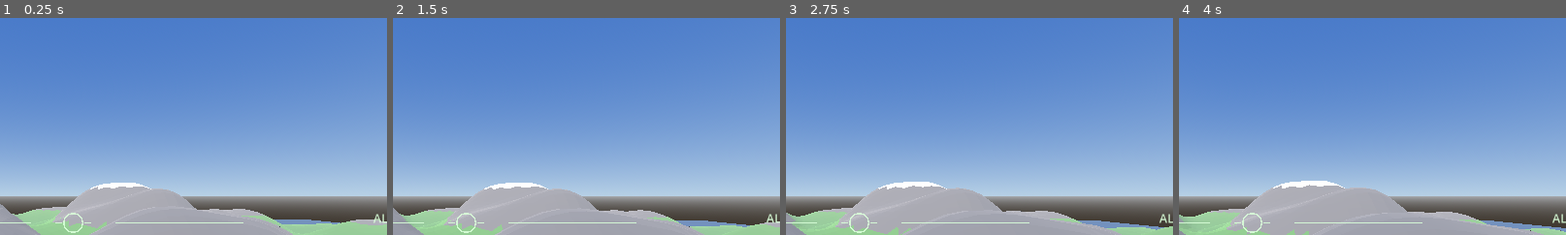
Above: before the commit, frames 1-4 (left to right).
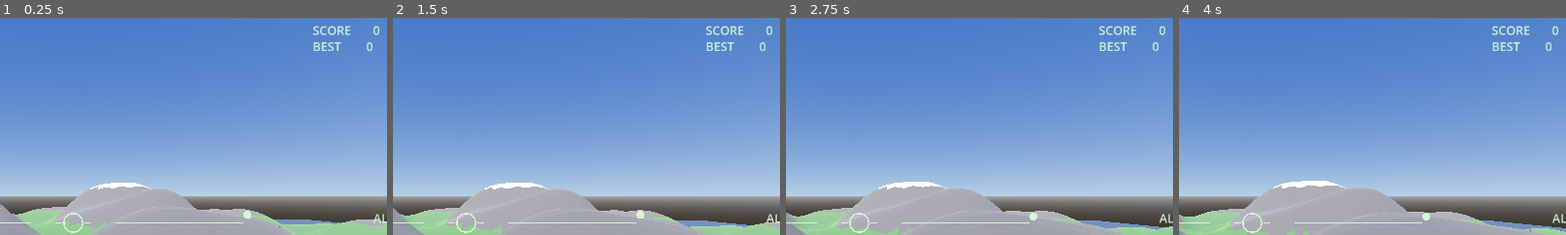
Above: after the commit, the same moments.

Repository: KulkulZa1/Flying_test
Game: Godot game, scene res://scenes/main.tscn
The game is run twice, just before and just after one commit, with the same random seed, the same clock (stepped at 60 frames per second) and the same inputs.
Inputs (mouse positions are % of the whole screen's width and height, from its top left):
- Up to frame 1 (0.25 s): no input
- Up to frame 2 (1.5 s): tap Enter at 0.5 s; move the mouse to (72, 45) at 0.52 s; hold D 0.53-1.25 s; click (72, 45) at 0.67 s; tap Space at 0.77 s; drag from (30, 55) to (45, 70) at 1.27 s
- Up to frame 3 (2.75 s): move the mouse to (60, 28) at 2.02 s; hold D from 2.03 s (still down)
- Up to frame 4 (4 s): release D at 2.75 s; drag from (45, 70) to (20, 35) at 2.77 s; move the mouse to (80, 65) at 3.52 s; hold A from 3.53 s (still down); tap Space at 3.77 s
The pictures show only the part of the screen within x 41-90%, y 3-53%; the shares and areas given below are measured in that part.

The runs differ from the first frame. In frame 1, 0.5% of the frame differs, in the area x 62-98%, y 3-93%; in frame 2, 0.5%; in frame 3, 0.5%; in frame 4, 0.5%.

Commit message:
Wire combat into the game loop
Co-Authored-By: Claude Sonnet 5 <noreply@anthropic.com>

Diff:
--- a/scripts/game.gd
+++ b/scripts/game.gd
@@ -6,6 +6,11 @@
 var camera: ChaseCamera
 var controller: PlayerController
 var hud: HUD
+var bullets: Bullets
+var scoring: Scoring
+var enemies: Array[Aircraft] = []
+var wave := 0
+var _wave_gap := 0.0
 
 ## Out over the sea with the nose pointed inland, clearing whatever ground is
 ## actually underneath. A fixed altitude can spawn inside a mountain: the island
@@ -40,6 +45,13 @@
 		var touch := TouchControls.new()
 		hud_layer.add_child(touch)
 		controller.touch = touch
+	bullets = Bullets.new()
+	add_child(bullets)
+	scoring = Scoring.new()
+	hud.scoring = scoring
+	hud.enemies = enemies
+	aircraft.max_hp = Config.PLAYER_HP
+	aircraft.died.connect(_on_player_died)
 	_restart()
 
 func _build_environment() -> void:
@@ -80,6 +92,67 @@
 func _on_crashed() -> void:
 	_restart()
 
+## Every aircraft ticks its own controller and weapon, so `fired` is read here
+## rather than recomputed. Calling command() again would run each AI state
+## machine twice per tick and get a different answer the second time. Godot runs
+## a parent's _physics_process before its children, so `fired` is one tick old -
+## sixteen milliseconds, which no one can see.
+func _physics_process(delta: float) -> void:
+	scoring.advance(delta)
+	var combatants: Array = [aircraft]
+	for enemy in enemies:
+		if is_instance_valid(enemy) and enemy.is_alive():
+			combatants.append(enemy)
+	for craft in combatants:
+		if craft.fired:
+			bullets.spawn(craft.muzzle(), craft.model.forward(), craft)
+	for hit in bullets.step(delta, combatants):
+		hit.take_damage(Config.BULLET_DAMAGE)
+	_advance_waves(delta)
+
+func _advance_waves(delta: float) -> void:
+	for enemy in enemies:
+		if is_instance_valid(enemy) and enemy.is_alive():
+			return
+	_wave_gap -= delta
+	if _wave_gap > 0.0:
+		return
+	_wave_gap = Config.WAVE_GAP
+	wave += 1
+	_spawn_wave()
+
+func _spawn_wave() -> void:
+	for enemy in enemies:
+		if is_instance_valid(enemy):
+			enemy.queue_free()
+	enemies.clear()
+	var count := WaveDirector.wave_size(wave)
+	for i in count:
+		var enemy: Aircraft = preload("res://scenes/aircraft.tscn").instantiate()
+		enemy.terrain = terrain
+		enemy.max_hp = Config.ENEMY_HP
+		var pilot := AIPilot.new()
+		pilot.target = aircraft
+		pilot.jitter_degrees = WaveDirector.jitter_for(wave)
+		enemy.controller = pilot
+		enemy.died.connect(_on_enemy_died.bind(enemy))
+		add_child(enemy)
+		enemy.reset(WaveDirector.spawn_point(aircraft.model.position, i, count))
+		enemies.append(enemy)
+	hud.enemies = enemies
+
+func _on_enemy_died(enemy: Aircraft) -> void:
+	scoring.register_kill()
+	Debris.scatter(self, enemy.model.position, enemy.model.forward() * enemy.model.speed * 0.3)
+	enemy.queue_free()
+
+func _on_player_died() -> void:
+	scoring.save_high_score()
+	scoring.score = 0
+	wave = 0
+	_restart()
+	_spawn_wave()
+
 func _unhandled_input(event: InputEvent) -> void:
 	if event is InputEventKey and event.pressed and event.keycode == KEY_ESCAPE:
 		get_tree().quit()
--- a/tests/run_tests.gd
+++ b/tests/run_tests.gd
@@ -20,6 +20,7 @@
 	"res://tests/test_waves.gd",
 	"res://tests/test_scoring.gd",
 	"res://tests/test_hud_markers.gd",
+	"res://tests/test_combat_integration.gd",
 ]
 
 var _checks := 0
--- /dev/null
+++ b/tests/test_combat_integration.gd
@@ -0,0 +1,64 @@
+extends TestCase
+
+## The shape of test this project keeps needing: real components composed, run
+## long enough for emergent behaviour, rather than each checked alone.
+
+func _craft(at: Vector3, hp: float) -> Aircraft:
+	var aircraft := Aircraft.new()
+	aircraft.max_hp = hp
+	aircraft.reset(at)
+	return aircraft
+
+func _fight(prey_controller, seconds: float) -> Dictionary:
+	var hunter := _craft(Vector3(0.0, 800.0, 900.0), Config.ENEMY_HP)
+	var prey := _craft(Vector3(0.0, 800.0, 0.0), Config.PLAYER_HP)
+	prey.controller = prey_controller
+	var pilot := AIPilot.new()
+	pilot.jitter_degrees = 0.0
+	pilot.target = prey
+	hunter.controller = pilot
+	var bullets := Bullets.new()
+	var dt := 1.0 / 60.0
+	var ticks := 0
+	for i in int(seconds * 60.0):
+		ticks = i
+		hunter.tick(dt)
+		if prey.controller != null:
+			prey.tick(dt)
+		if hunter.fired:
+			bullets.spawn(hunter.muzzle(), hunter.model.forward(), hunter)
+		for hit in bullets.step(dt, [prey, hunter]):
+			hit.take_damage(Config.BULLET_DAMAGE)
+		if not prey.is_alive():
+			break
+	var result := {
+		"killed": not prey.is_alive(),
+		"ticks": ticks,
+		"live_rounds": bullets.count(),
+		"determinant": hunter.model.basis.determinant(),
+		"hunter_altitude": hunter.model.position.y,
+	}
+	hunter.free()
+	prey.free()
+	bullets.free()
+	return result
+
+class Stationary extends RefCounted:
+	func command(aircraft, _dt) -> InputCommand:
+		var cmd := InputCommand.new()
+		cmd.aim_dir = aircraft.model.forward()
+		return cmd
+
+func test_an_ai_kills_a_target_flying_straight() -> void:
+	var result := _fight(Stationary.new(), 90.0)
+	check(result["killed"], "an AI with perfect aim eventually kills a target flying straight")
+
+func test_a_fight_stays_well_conditioned() -> void:
+	var result := _fight(Stationary.new(), 90.0)
+	check(absf(result["determinant"] - 1.0) < 1e-4, "the hunter's basis stays orthonormal")
+	check(result["hunter_altitude"] > 0.0, "and the hunter never flies into the ground")
+
+func test_live_rounds_stay_bounded_through_a_fight() -> void:
+	var result := _fight(Stationary.new(), 90.0)
+	check(result["live_rounds"] <= int(Config.FIRE_RATE * Config.BULLET_LIFETIME) + 5,
+		"live rounds stay near FIRE_RATE * BULLET_LIFETIME, so a long fight cannot leak")
Not shown, added: tests/test_combat_integration.gd.uid
